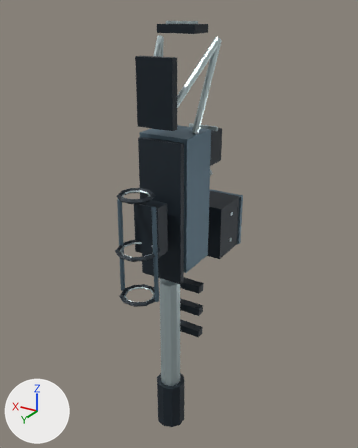
An edit to the Blender file tools/godot-weapons/blender-art/masters/world-8.blend, drawn before and after from the same camera.
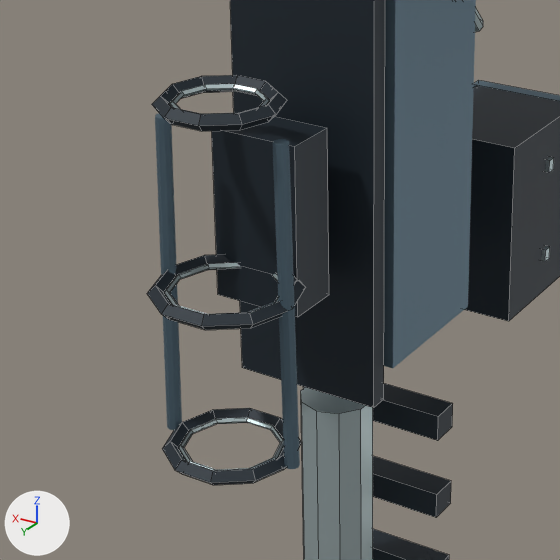
There are two pictures of each version: one whole from a 50 mm camera at (-0.687, 1.113, 0.356) aimed at (0.014, -0.055, -0.228), one close up on the part from 20% to 66% of the width and 37% to 73% of the height. The lights are fixed; the arrows at lower left show +X, +Y and +Z. The first two pictures are the older version. The close-ups show mesh edges as thin lines.

The first close-up shows 'barrel-assembly-trim', 'body-dark', 'body-light', 'body-trim', 'feed-dark' and 2 more.
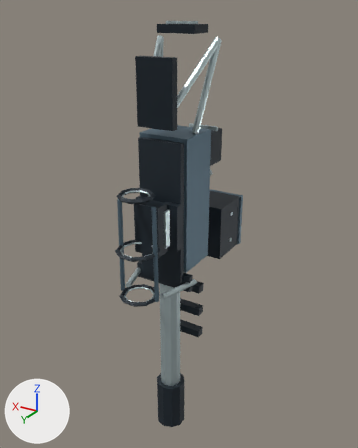
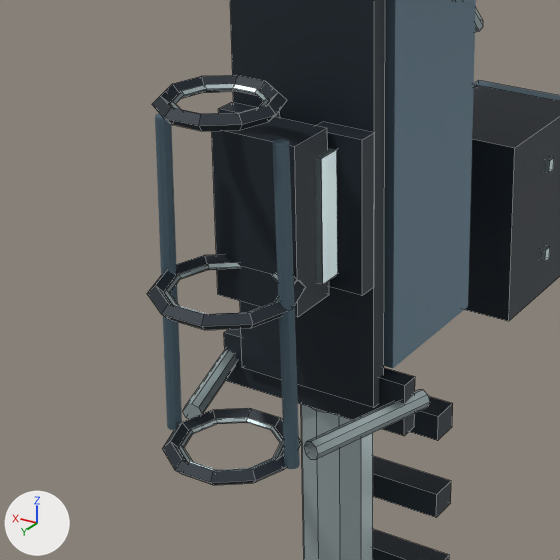
Location of each change, [x1, y1, x2, y2] in pixels of the close-ups (560 x 560 px):
```json
{"part": 1, "of": "me_cube_437", "change": "added", "after": [316, 122, 375, 296], "on screen": "dark blue"}
{"part": 2, "of": "me_cube_437", "change": "added", "after": [218, 102, 280, 118]}
{"part": 3, "of": "me_cube_437", "change": "added", "after": [224, 329, 415, 436], "on screen": "dark blue"}
{"part": 4, "of": "me_cylinder_109", "change": "added", "after": [304, 390, 430, 460]}
{"part": 5, "of": "me_cylinder_109", "change": "added", "after": [183, 349, 237, 419]}
{"part": 6, "of": "me_cylinder_109", "change": "added", "after": [315, 148, 337, 285]}
```

The change, as JSON lines over the scene's bpy script:
```json
{"block": "me_cube_437", "where": "# used by ob_body_dark; parent = ob_body; location = (0.0, 0.059, -0.15)"}
{"op": "remove", "block": "me_cube_437", "code": "me_cube_437.from_pydata(...)  # 160 vertices, 150 faces; spans x -0.07..0.07, y -0.12..0.172, z -0.442..0.2"}
{"op": "add", "block": "me_cube_437", "code": "me_cube_437.from_pydata(...)  # 184 vertices, 168 faces; spans x -0.089..0.089, y -0.12..0.172, z -0.442..0.2"}
{"block": "me_cube_437", "change": "me_cube_437 part 1: a new loose piece, a box spanning x -0.066..-0.02, y 0.009..0.027, z -0.09..0.04, in mat_dark (dark blue #202b34)"}
{"block": "me_cube_437", "change": "me_cube_437 part 2: a new loose piece, a box spanning x 0.02..0.066, y 0.009..0.027, z -0.09..0.04, in mat_dark (dark blue #202b34)"}
{"block": "me_cube_437", "change": "me_cube_437 part 3: a new loose piece, a box spanning x -0.089..0.089, y -0.018..0.0, z -0.223..-0.176, in mat_dark (dark blue #202b34)"}
{"block": "me_cylinder_109", "where": "# used by ob_body_trim; parent = ob_body; location = (-0.072, -0.05, 0.175); rotation_euler = (0.284, 0.0, -0.464), in degrees (16, 0, -27)"}
{"op": "remove", "block": "me_cylinder_109", "code": "me_cylinder_109.from_pydata(...)  # 232 vertices, 194 faces; spans x -0.083..0.194, y -0.16..0.191, z -0.583..0.151"}
{"op": "add", "block": "me_cylinder_109", "code": "me_cylinder_109.from_pydata(...)  # 280 vertices, 226 faces; spans x -0.083..0.194, y -0.16..0.191, z -0.583..0.151"}
{"block": "me_cylinder_109", "change": "me_cylinder_109 part 4: a new loose piece of 16 vertices spanning x -0.083..-0.047, y -0.087..0.033, z -0.563..-0.515, in mat_trim (light grey #c5d6d8)"}
{"block": "me_cylinder_109", "change": "me_cylinder_109 part 5: a new loose piece of 16 vertices spanning x 0.021..0.115, y -0.011..0.085, z -0.578..-0.538, in mat_trim (light grey #c5d6d8)"}
{"block": "me_cylinder_109", "change": "me_cylinder_109 part 6"}
{"block": "me_cylinder_109", "change": "16 vertices are added at x -0.044..0.055, y -0.009..0.101, z -0.44..-0.316"}
{"block": "me_cylinder_109", "change": "12 new faces join them"}
```
